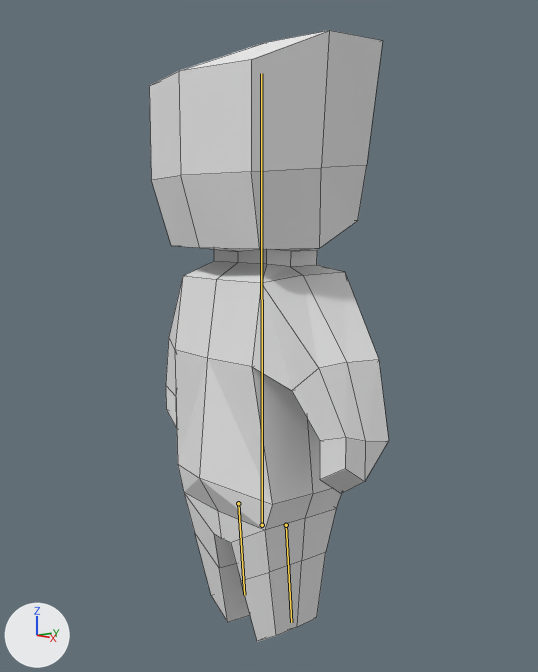
The Blender file blend/smallchar_nla.blend: old version first, new version second.
One viewpoint serves both versions: a 50 mm lens placed at (7.33, -6.28, 5.49), pointed at (0.03, 0.07, 4.03). Every picture has the same lights, and +X, +Y and +Z are marked at lower left. The bones that bend it are drawn over the model as lines. Mesh edges are drawn as thin lines.
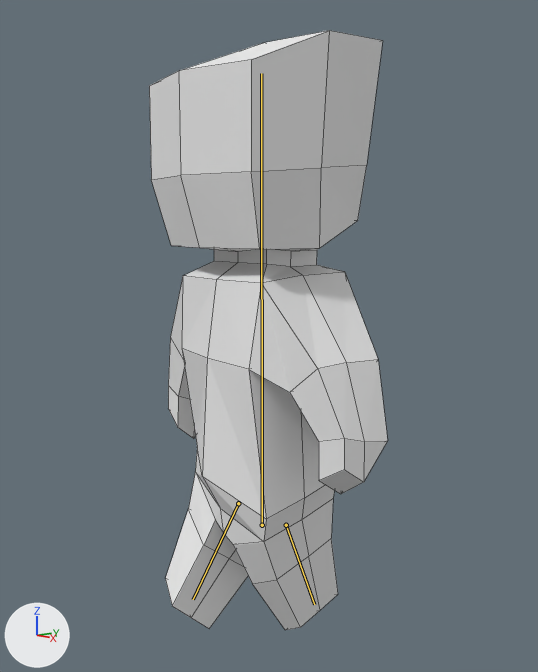
The newer file adds an action. The first version stands in its rest pose; the second is drawn at frame 10 of the action 'walkquat'.

Changed parts and their boxes (x1, y1, x2, y2) in the pictures (538 x 672 px):
'Cube', posed: before (149, 30, 389, 642); after (149, 30, 388, 630)
bone 'Bone.001', root to tip: before (286, 525) to (291, 622); after (286, 525) to (314, 604)
bone 'Bone.002', root to tip: before (238, 503) to (244, 595); after (238, 503) to (193, 599)

Diff of the bpy script that builds the scene:
```diff
--- a/blend/smallchar_nla.blend.py
+++ b/blend/smallchar_nla.blend.py
@@ bone_bone_001 @@
 bone_bone_001 = bpy.data.objects['Armature'].pose.bones['Bone.001']
-bone_bone_001.rotation_quaternion = (1.0, 0.0, 0.0, 0.0)  # degrees (0, 0, 0)
+bone_bone_001.rotation_quaternion = (0.987, -0.158, 0.0, 0.0)  # degrees (-18, 0, 0)
@@ bone_bone_002 @@
 bone_bone_002 = bpy.data.objects['Armature'].pose.bones['Bone.002']
-bone_bone_002.rotation_quaternion = (1.0, 0.0, 0.0, 0.0)  # degrees (0, 0, 0)
+bone_bone_002.rotation_quaternion = (0.943, 0.332, 0.0, 0.0)  # degrees (39, 0, 0)
```
